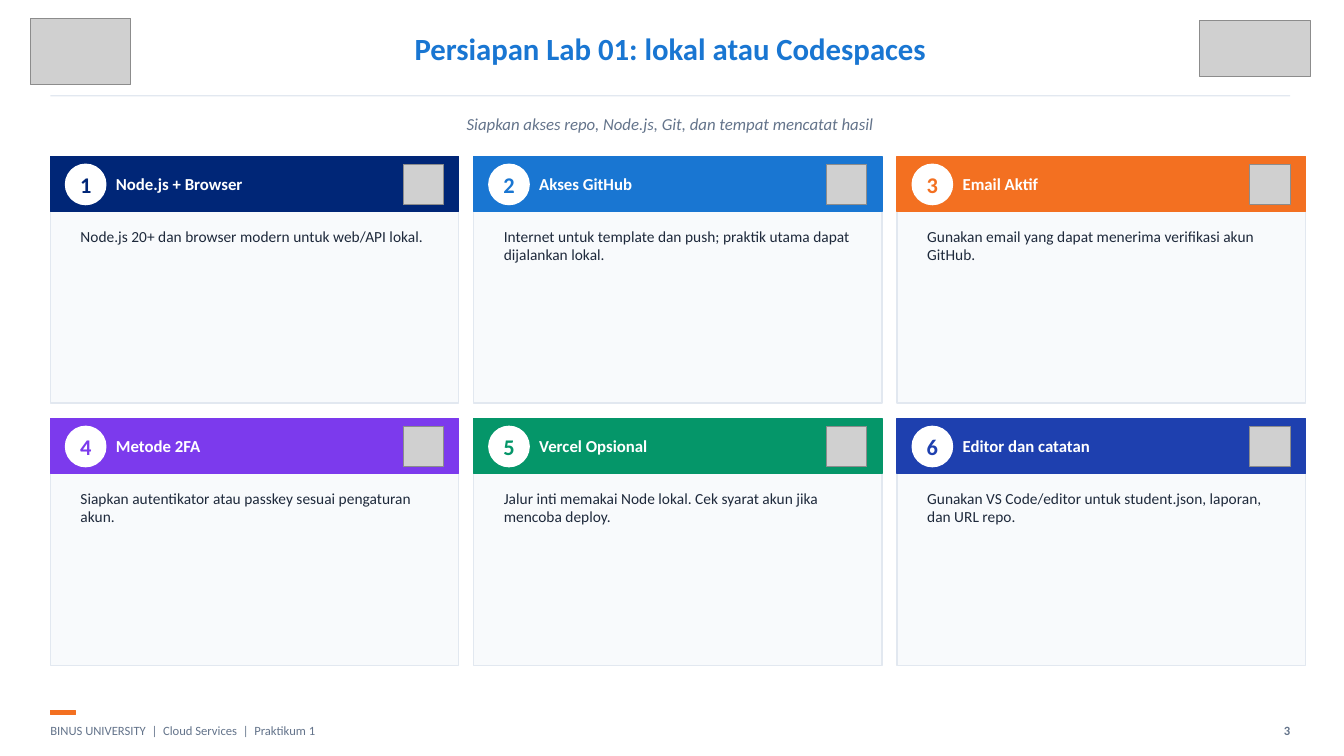
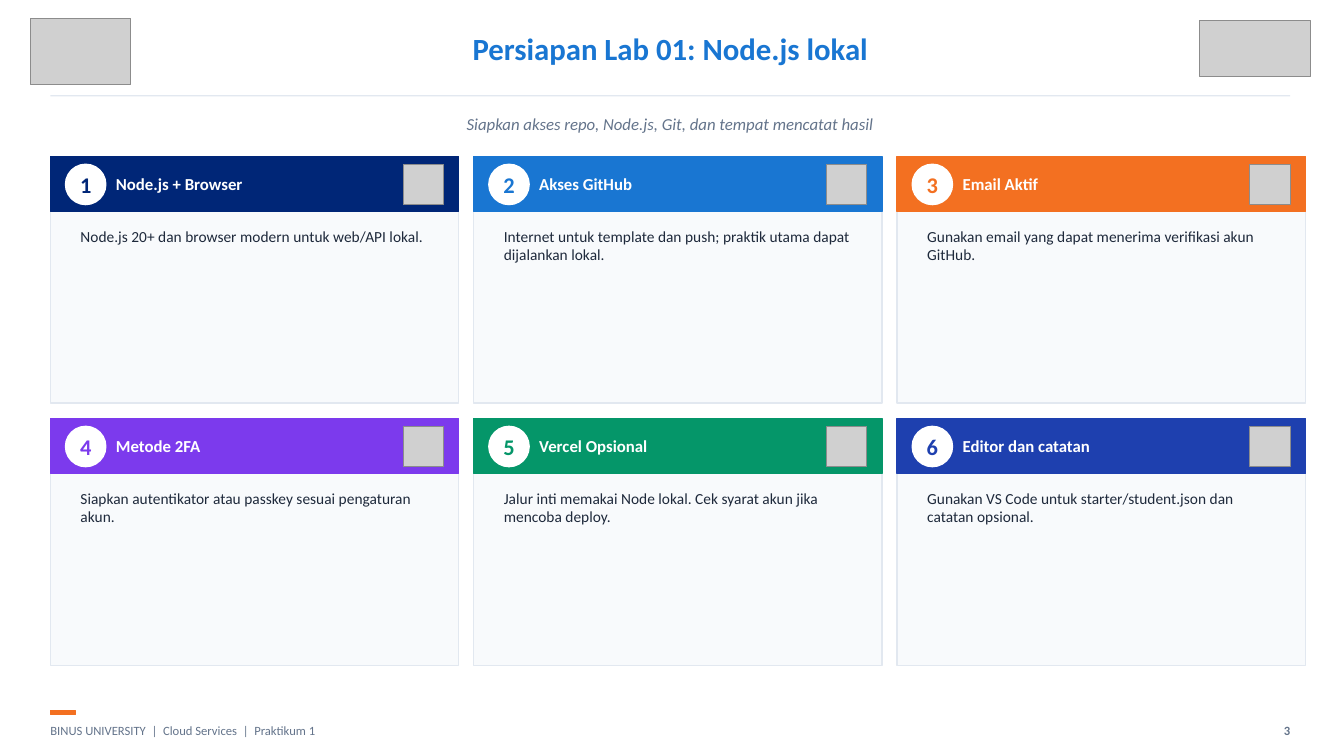
Before and after one commit to SeedFlora/meet1CloudService, a slide deck: slide 3 of slides/LAB01_Pengantar_Cloud_Hands_On_Final.pptx. Drawn at 1344x756 pixels with LibreOffice and Linux fonts; fonts in the diff are those of the drawing; grey boxes stand for pictures. Boxes give left, top, right and bottom in pixels: in the first picture for what was removed or moved away, otherwise in the second. Text is boxed around its words. In the diff, an @@ line names an element or a change of style, - is before the commit and + after.

```diff
--- a/slides/LAB01_Pengantar_Cloud_Hands_On_Final.pptx
+++ b/slides/LAB01_Pengantar_Cloud_Hands_On_Final.pptx
@@ text at <box>473,38,868,66</box>: text changed @@
-Persiapan Lab 01: lokal atau Codespaces
+Persiapan Lab 01: Node.js lokal
@@ text at <box>927,493,1234,525</box>: text changed @@
-Gunakan VS Code/editor untuk student.json, laporan, dan URL repo.
+Gunakan VS Code untuk starter/student.json dan catatan opsional.
```
Also in this commit, not shown: 2 other slides changed, 12 other files.
